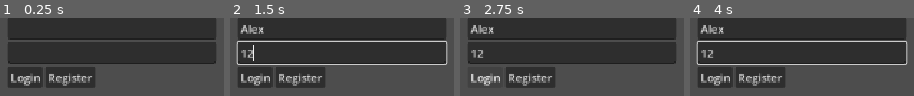
Above: before the commit, frames 1-4 (left to right).
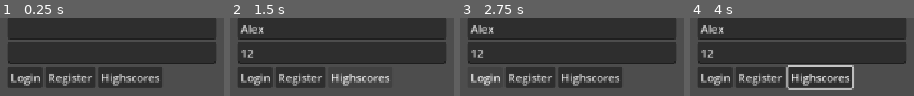
Above: after the commit, the same moments.

Repository: gog-official/Bookworm.io
Game: Godot game, scene res://states/connected/connected.tscn
Same seed, same stepped clock (60 frames per second), same inputs: the game is played once before the commit and once after it. This scene is started directly instead of the project's main scene.
Inputs (mouse positions are in pixels of both pictures, inside the frame that each line leads up to):
- Up to frame 1 (0.25 s): no input
- Up to frame 2 (1.5 s): click (342, 28) at 0.52 s; type "Alex" at 0.6 s; click (342, 53) at 0.75 s; type "12" at 0.83 s; click (359, 77) at 1.25 s, where only the run after the commit has a clickable "Highscores"
- Up to frame 3 (2.75 s): click "Login" at 2 s
- Up to frame 4 (4 s): click "Register" at 2.75 s; tap Enter at 3.5 s; move the mouse to (outside the picture) at 3.52 s; hold Right from 3.53 s (still down); tap Alt at 3.6 s; click (outside the picture) at 3.67 s

The runs differ from the first frame. In frame 1, 6.5% of the frame differs, in the area x 44-73%, y 62-90%; in frame 2, 4.6%; in frame 3, 6.5%; in frame 4, 11%, in the area x 2-98%, y 29-93%.
Error after the commit: Parse Error: Cannot find member "BROWSING_HISCORES" in base "game_manager.gd.State". (res://states/connected/connected.gd:25)

Commit message:
Added highscore system

Diff:
--- a/client/classes/highscores/hiscores.gd
+++ b/client/classes/highscores/hiscores.gd
@@ -7,9 +7,40 @@
 @onready var _entry_template: HBoxContainer = $VBoxContainer/HBoxContainer
 
 
+func _add_hiscore(name: String, score: int) -> void:
+	_scores.append(score)
+	_scores.sort()
+	var pos := len(_scores) - _scores.find(score) - 1
+	var entry: HBoxContainer = _entry_template.duplicate()
+	var name_label: Label = entry.get_child(0)
+	var score_label: Label = entry.get_child(1)
+	_vbox.add_child(entry)
+	_vbox.move_child(entry, pos)
+	name_label.text = name
+	name_label.text = name
+	score_label.text = str(score)
+	entry.show()
+
+
+func set_hiscore(name: String, score: int) -> void:
+	remove_hiscore(name)
+	_add_hiscore(name, score)
+
+
+func remove_hiscore(name: String) -> void:
+	for i in range(len(_scores)):
+		var entry := _vbox.get_child(i)
+		var name_label: Label = entry.get_child(0)
+
+		if name_label.text == name:
+			_scores.remove_at(len(_scores) - i - 1)
+			entry.free()
+			return
+
+
 # Called when the node enters the scene tree for the first time.
 func _ready() -> void:
-	pass  # Replace with function body.
+	_entry_template.hide()
 
 
 # Called every frame. 'delta' is the elapsed time since the previous frame.
--- a/client/classes/highscores/hiscores.tscn
+++ b/client/classes/highscores/hiscores.tscn
@@ -1,4 +1,6 @@
 [gd_scene format=3 uid="uid://djsifm44fqoay"]
+
+[ext_resource type="Script" uid="uid://bfeli6j1k5nk7" path="res://classes/highscores/hiscores.gd" id="1_h2f07"]
 
 [node name="Hiscores" type="ScrollContainer" unique_id=431446689]
 anchors_preset = 15
@@ -7,6 +9,7 @@
 grow_horizontal = 2
 grow_vertical = 2
 size_flags_vertical = 2
+script = ExtResource("1_h2f07")
 
 [node name="VBoxContainer" type="VBoxContainer" parent="." unique_id=1020699978]
 layout_mode = 2
--- a/client/game_manager.gd
+++ b/client/game_manager.gd
@@ -1,19 +1,17 @@
 extends Node
 
-enum State {
-	ENTERED,
-	CONNECTED,
-	INGAME,
-}
+enum State { ENTERED, CONNECTED, INGAME, BROWSING_HIGHSCORES }
 
 var _state_scns: Dictionary[State, String] = {
 	State.ENTERED: "res://states/entered/entered.tscn",
 	State.CONNECTED: "res://states/connected/connected.tscn",
 	State.INGAME: "res://states/ingame/ingame.tscn",
+	State.BROWSING_HIGHSCORES: "res://states/browsing_highscores/browsing_highscores.tscn",
 }
 
 var client_id: int
 var _current_scene_root: Node
+
 
 func set_state(state: State) -> void:
 	if _current_scene_root != null:
--- /dev/null
+++ b/client/states/browsing_hiscores/browsing_hiscores.gd
@@ -0,0 +1,29 @@
+extends Node
+
+const packets := preload("res://packets.gd")
+@onready var _hs: Hiscores = $UI/Hiscores
+
+
+# Called when the node enters the scene tree for the first time.
+func _ready() -> void:
+	WsClient.packet_received.connect(_on_ws_packet_received)
+	var packet := packets.Packet.new()
+	packet.new_hiscore_board_request()
+	WsClient.send(packet)
+
+
+func _on_ws_packet_received(packet: packets.Packet) -> void:
+	if packet.has_hiscore_board():
+		_handle_hiscore_board_msg(packet.get_hiscore_board())
+
+
+func _handle_hiscore_board_msg(hiscore_board_msg: packets.HiscoreBoardMessage) -> void:
+	for hiscore_msg: packets.HiscoreMessage in hiscore_board_msg.get_hiscores():
+		var name := hiscore_msg.get_name()
+		var rank_n_name := "%d. %s" % [hiscore_msg.get_rank(), name]
+		var score := hiscore_msg.get_score()
+		_hs.set_hiscore(rank_n_name, score)
+
+
+func _process(delta: float) -> void:
+	pass
--- /dev/null
+++ b/client/states/browsing_hiscores/browsing_hiscores.tscn
@@ -0,0 +1,3 @@
+[gd_scene format=3 uid="uid://4dixftth84gm"]
+
+[node name="BrowsingHiscores" type="Node" unique_id=1164557512]
--- a/client/states/connected/connected.gd
+++ b/client/states/connected/connected.gd
@@ -9,6 +9,8 @@
 @onready var _login_button: Button = $UI/VBoxContainer/HBoxContainer/LoginButton
 @onready var _register_button: Button = $UI/VBoxContainer/HBoxContainer/RegisterButton
 @onready var _log: Log = $UI/VBoxContainer/Log
+@onready var _hiscores_button: Button = $UI/VBoxContainer/HBoxContainer/HiscoresButton
+
 
 # Called when the node enters the scene tree for the first time.
 func _ready() -> void:
@@ -16,6 +18,12 @@
 	WsClient.connection_closed.connect(_on_ws_connection_closed)
 	_login_button.pressed.connect(_on_login_button_pressed)
 	_register_button.pressed.connect(_on_register_button_pressed)
+	_hiscores_button.pressed.connect(_on_hs_button_pressed)
+
+
+func _on_hs_button_pressed() -> void:
+	GameManager.set_state(GameManager.State.BROWSING_HISCORES)
+
 
 func _on_ws_packet_received(packet: packets.Packet) -> void:
 	var sender_id := packet.get_sender_id()
@@ -25,8 +33,10 @@
 	elif packet.has_ok_response():
 		_action_on_ok_received.call()
 
+
 func _on_ws_connection_closed() -> void:
 	pass
+
 
 func _on_login_button_pressed() -> void:
 	var packet := packets.Packet.new()
@@ -36,6 +46,7 @@
 	WsClient.send(packet)
 	_action_on_ok_received = func(): GameManager.set_state(GameManager.State.INGAME)
 
+
 func _on_register_button_pressed() -> void:
 	var packet := packets.Packet.new()
 	var register_request_message := packet.new_register_request()
@@ -44,6 +55,7 @@
 	WsClient.send(packet)
 	_action_on_ok_received = func(): _log.success("Registration successful")
 
+
 # Called every frame. 'delta' is the elapsed time since the previous frame.
 func _process(delta: float) -> void:
 	pass
--- a/client/states/connected/connected.tscn
+++ b/client/states/connected/connected.tscn
@@ -2,6 +2,7 @@
 
 [ext_resource type="Script" uid="uid://b42r7vdq852ll" path="res://states/connected/connected.gd" id="1_idi6s"]
 [ext_resource type="Script" uid="uid://j22s314pk4mi" path="res://classes/log/log.gd" id="1_jx7w3"]
+[ext_resource type="PackedScene" uid="uid://djsifm44fqoay" path="res://classes/highscores/hiscores.tscn" id="3_kh2bm"]
 
 [node name="Connected" type="Node" unique_id=974804855]
 script = ExtResource("1_idi6s")
@@ -34,8 +35,16 @@
 layout_mode = 2
 text = "Register"
 
+[node name="HiscoresButton" type="Button" parent="UI/VBoxContainer/HBoxContainer" unique_id=213740142]
+layout_mode = 2
+text = "Highscores"
+
 [node name="Log" type="RichTextLabel" parent="UI/VBoxContainer" unique_id=1537746192]
 custom_minimum_size = Vector2(0, 200)
 layout_mode = 2
 script = ExtResource("1_jx7w3")
 metadata/_custom_type_script = "uid://j22s314pk4mi"
+
+[node name="Hiscores" parent="UI/VBoxContainer" unique_id=431446689 instance=ExtResource("3_kh2bm")]
+custom_minimum_size = Vector2(0, 200)
+layout_mode = 2
--- a/client/states/ingame/ingame.gd
+++ b/client/states/ingame/ingame.gd
@@ -7,8 +7,9 @@
 var _players: Dictionary[int, Actor]
 var _spores: Dictionary[int, Spore]
 
-@onready var _line_edit: LineEdit = $UI/LineEdit
-@onready var _log: Log = $UI/Log
+@onready var _line_edit: LineEdit = $UI/VBoxContainer/LineEdit
+@onready var _log: Log = $UI/VBoxContainer/Log
+@onready var _hiscores: Hiscores = $UI/VBoxContainer/Hiscores
 @onready var _world: Node2D = $World
 
 
@@ -56,6 +57,7 @@
 
 func _set_actor_mass(actor: Actor, new_mass: float) -> void:
 	actor.radius = sqrt(new_mass / PI)
+	_hiscores.set_hiscore(actor.actor_name, roundi(new_mass))
 
 
 func _handle_chat_msg(sender_id: int, chat_msg: packets.ChatMessage) -> void:
@@ -117,6 +119,7 @@
 ) -> void:
 	var actor := Actor.instantiate(actor_id, actor_name, x, y, radius, speed, is_player)
 	_world.add_child(actor)
+	_set_actor_mass(actor, _radius_to_mass(radius))
 	_players[actor_id] = actor
 
 	if is_player:
@@ -133,6 +136,7 @@
 	is_player: bool
 ) -> void:
 	var actor := _players[actor_id]
+	_set_actor_mass(actor, _radius_to_mass(radius))
 	actor.radius = radius
 
 	if actor.position.distance_squared_to(Vector2(x, y)) > 100:
@@ -162,11 +166,11 @@
 func _consume_actor(actor: Actor) -> void:
 	var player = _players[GameManager.client_id]
 	var player_mass := _radius_to_mass(player.radius)
-	var actor_mass := _radius_to_mass(actor.rad)
+	var actor_mass := _radius_to_mass(actor.radius)
 	_set_actor_mass(player, player_mass + actor_mass)
 	var packet := packets.Packet.new()
 	var spore_consumed_msg := packet.new_player_consumed()
-	spore_consumed_msg.set_spore_id(actor.spore_id)
+	spore_consumed_msg.set_spore_id(actor.actor_id)
 	WsClient.send(packet)
 	_remove_actor(actor)
 
@@ -174,6 +178,7 @@
 func _remove_actor(actor: Actor) -> void:
 	_players.erase(actor.actor_id)
 	actor.queue_free()
+	_hiscores.remove_hiscore(actor.actor_name)
 
 
 func _consume_spore(spore: Spore) -> void:
--- a/client/states/ingame/ingame.tscn
+++ b/client/states/ingame/ingame.tscn
@@ -2,6 +2,7 @@
 
 [ext_resource type="Script" uid="uid://cvxa36bcx5dbj" path="res://states/ingame/ingame.gd" id="1_0uskn"]
 [ext_resource type="Script" uid="uid://j22s314pk4mi" path="res://classes/log/log.gd" id="1_b7vyf"]
+[ext_resource type="PackedScene" uid="uid://djsifm44fqoay" path="res://classes/highscores/hiscores.tscn" id="2_wuwgw"]
 [ext_resource type="Texture2D" uid="uid://blnuxwawwgxit" path="res://resources/floor.svg" id="3_q22go"]
 
 [node name="Ingame" type="Node" unique_id=295665299]
@@ -9,19 +10,26 @@
 
 [node name="UI" type="CanvasLayer" parent="." unique_id=2065903780]
 
-[node name="Log" type="RichTextLabel" parent="UI" unique_id=276169430]
-offset_left = 19.0
-offset_top = 433.0
-offset_right = 401.0
-offset_bottom = 591.0
+[node name="VBoxContainer" type="VBoxContainer" parent="UI" unique_id=1911082508]
+anchors_preset = 15
+anchor_right = 1.0
+anchor_bottom = 1.0
+grow_horizontal = 2
+grow_vertical = 2
+
+[node name="LineEdit" type="LineEdit" parent="UI/VBoxContainer" unique_id=28355396]
+layout_mode = 2
+
+[node name="Hiscores" parent="UI/VBoxContainer" unique_id=431446689 instance=ExtResource("2_wuwgw")]
+custom_minimum_size = Vector2(200, 150)
+layout_mode = 2
+size_flags_horizontal = 8
+size_flags_vertical = 10
+
+[node name="Log" type="RichTextLabel" parent="UI/VBoxContainer" unique_id=276169430]
+layout_mode = 2
 script = ExtResource("1_b7vyf")
 metadata/_custom_type_script = "uid://j22s314pk4mi"
-
-[node name="LineEdit" type="LineEdit" parent="UI" unique_id=28355396]
-offset_left = 20.0
-offset_top = 593.0
-offset_right = 399.0
-offset_bottom = 624.0
 
 [node name="World" type="Node2D" parent="." unique_id=295413523]
 
Not shown, added: client/states/browsing_hiscores/browsing_hiscores.gd.uid
Not shown, added: server/db.sqlite
